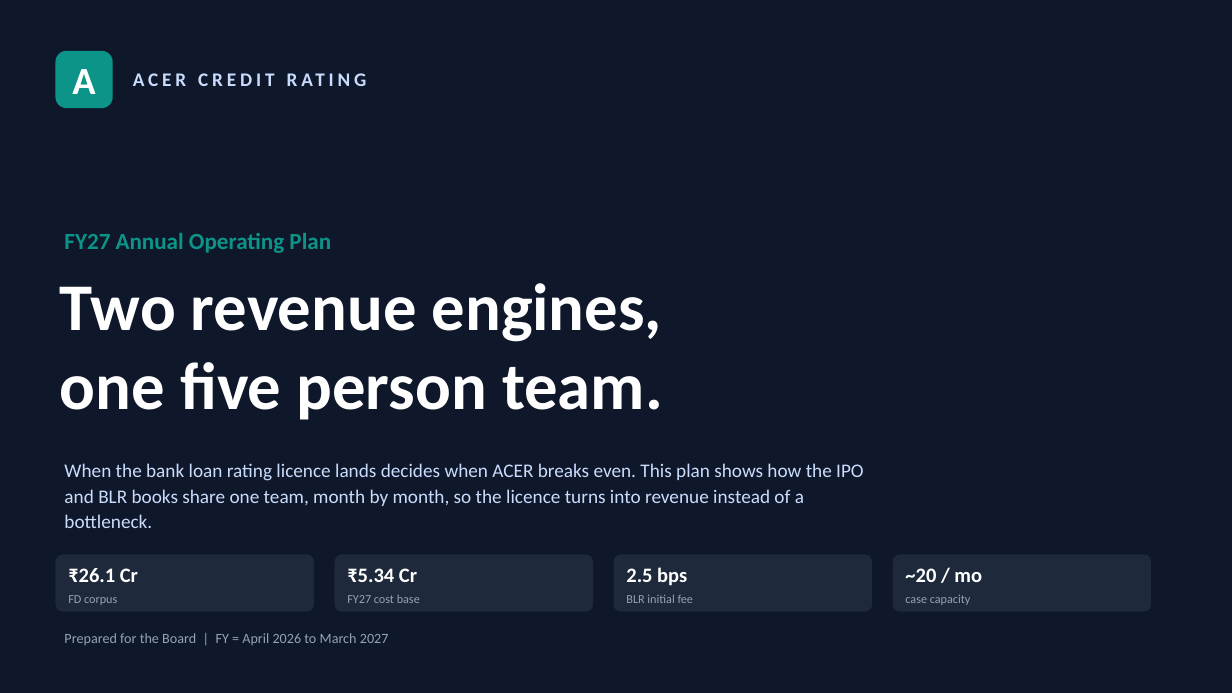
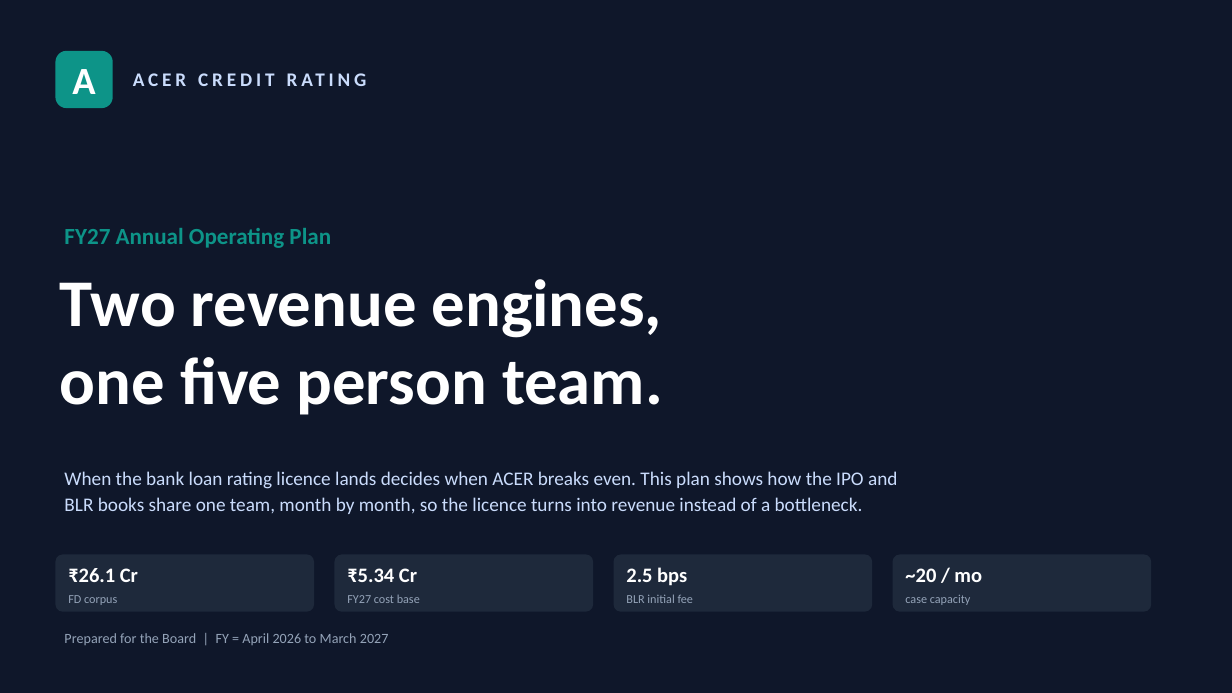
Before and after one commit to acer-developer/AOP, a slide deck: slide 1 of ACER_FY27_AOP.pptx. Drawn at 1232x693 pixels with LibreOffice and Linux fonts; fonts in the diff are those of the drawing. Boxes give left, top, right and bottom in pixels: in the first picture for what was removed or moved away, otherwise in the second. Text is boxed around its words. In the diff, an @@ line names an element or a change of style, - is before the commit and + after.

```diff
--- a/ACER_FY27_AOP.pptx
+++ b/ACER_FY27_AOP.pptx
@@ text "FY27 Annual Operating Plan": place and size @@
-text "FY27 Annual Operating Plan" at (64, 233, 331, 253)
+text "FY27 Annual Operating Plan" at (64, 228, 331, 248)
@@ text "Two revenue engines,": place and size @@
-text "Two revenue engines," at (60, 283, 663, 420)
+text "Two revenue engines," at (60, 279, 663, 415)
@@ text "When the bank loan rating ..." rewrapped from (64, 463, 864, 528) to (64, 471, 897, 514) @@
```
Also in this commit, not shown: 7 other slides changed, 1 other file.
